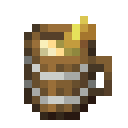
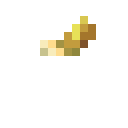
Two versions of the same layered image (128x128). Layer-by-layer changes:
painted on "CHEESE" over [64, 24, 96, 48]
painted on "Liquid" over [40, 40, 56, 56]
removed layer "Tankard" over [24, 24, 112, 120]
